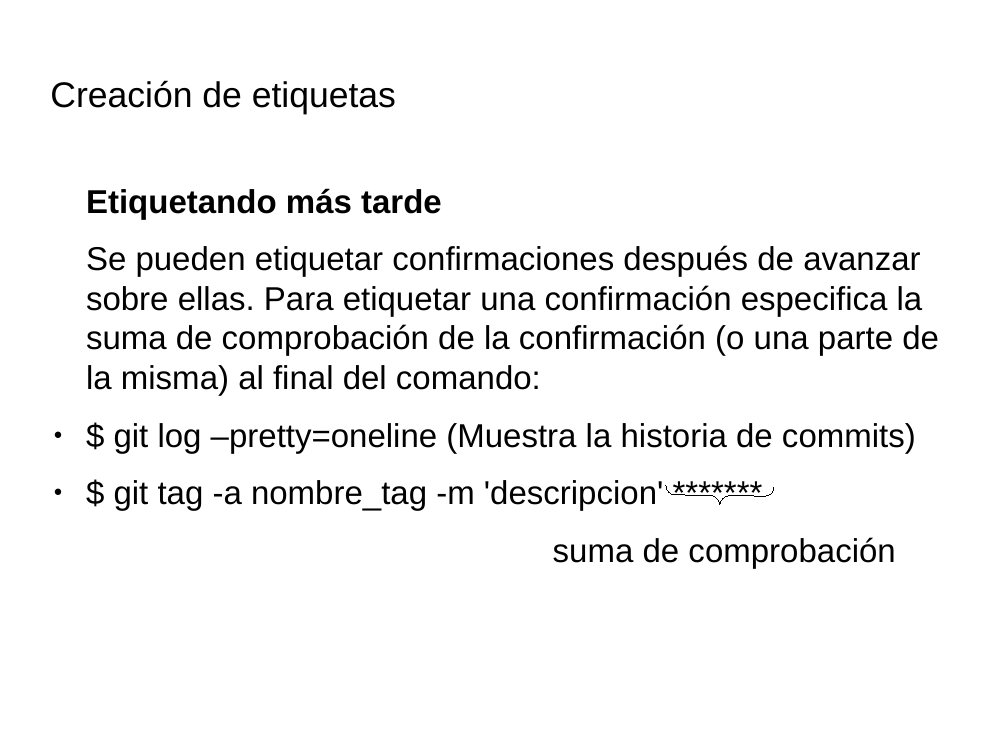
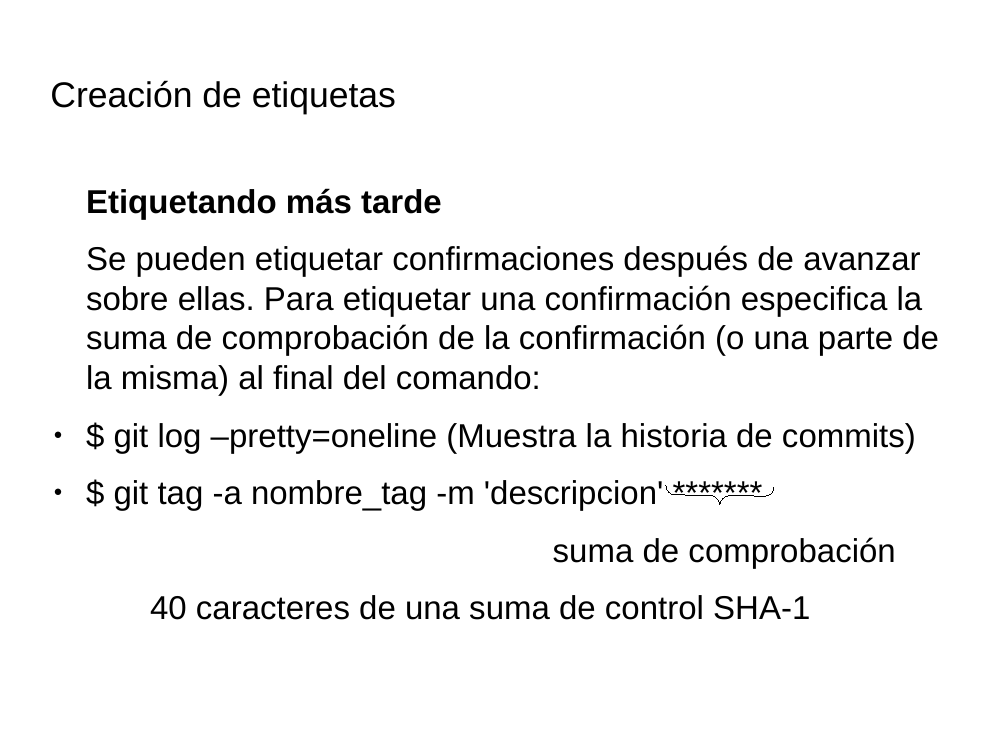
Before and after one commit to IllanPedro/Hardware, a slide deck: slide 37 of CursoGIT,GITHUB,SOURCETREE/Precentacion_Git.odp. Drawn at 1008x756 pixels with LibreOffice and Linux fonts; fonts in the diff are those of the drawing; background and template pictures are left out. Boxes give left, top, right and bottom in pixels: in the first picture for what was removed or moved away, otherwise in the second. Text is boxed around its words. In the diff, an @@ line names an element or a change of style, - is before the commit and + after.

```diff
--- a/CursoGIT,GITHUB,SOURCETREE/Precentacion_Git.odp
+++ b/CursoGIT,GITHUB,SOURCETREE/Precentacion_Git.odp
@@ text at (150,595,810,620): paragraph added @@
+40 caracteres de una suma de control SHA-1
```
Also in this commit, not shown: 2 slides added, 1 slide removed, 1 other file.
